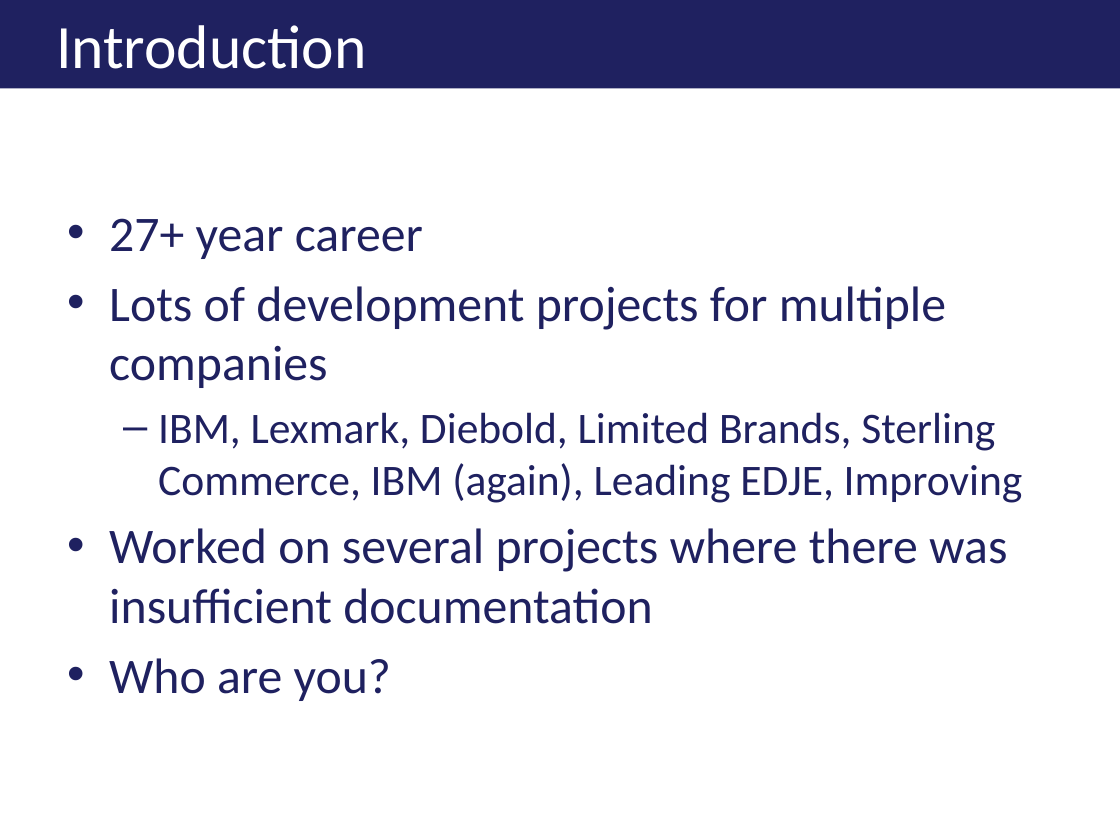
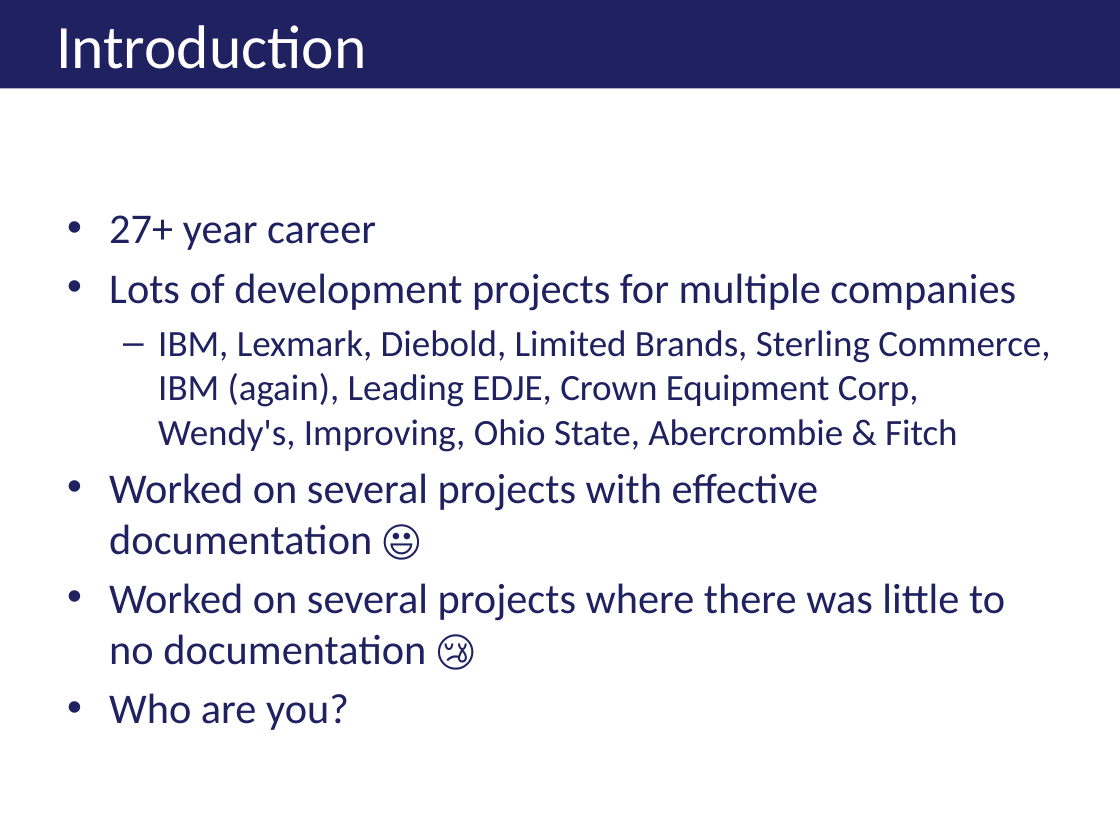
Before and after one commit to jkwuc89/Presentations, a slide deck: slide 3 of Effectively Documenting your Development Project.pptx. Drawn at 1120x840 pixels with LibreOffice and Linux fonts; fonts in the diff are those of the drawing; background and template pictures are left out. Boxes give left, top, right and bottom in pixels: in the first picture for what was removed or moved away, otherwise in the second. Text is boxed around its words. In the diff, an @@ line names an element or a change of style, - is before the commit and + after.

```diff
--- a/Effectively Documenting your Development Project.pptx
+++ b/Effectively Documenting your Development Project.pptx
@@ text at bbox=[109, 215, 1016, 730]: size 32 to 27.2 pt in "27+ year career", "Lots of development projects for multiple companies", "Who are you?" @@
@@ text at bbox=[109, 330, 1050, 665]: text changed; size 28 to 23.8 pt @@
-  – IBM, Lexmark, Diebold, Limited Brands, Sterling Commerce, IBM (again), Leading EDJE, Improving
-• Worked on several projects where there was insufficient documentation
+  – IBM, Lexmark, Diebold, Limited Brands, Sterling Commerce, IBM (again), Leading EDJE, Crown Equipment Corp, Wendy's, Improving, Ohio State, Abercrombie & Fitch
+• Worked on several projects with effective documentation 😃
+• Worked on several projects where there was little to no documentation 😢
```
Also in this commit, not shown: 3 other slides changed, 1 slide added.
